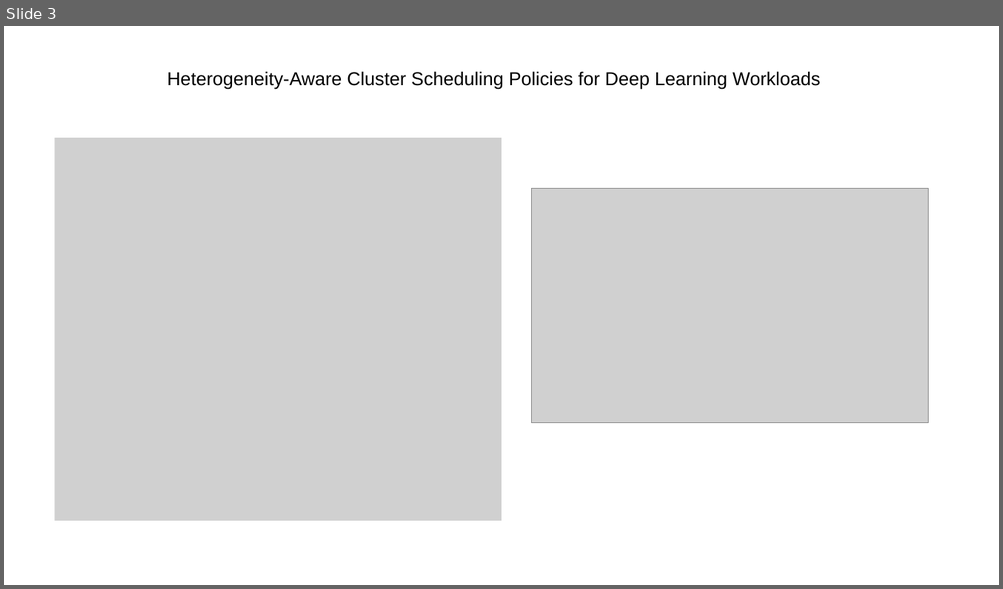
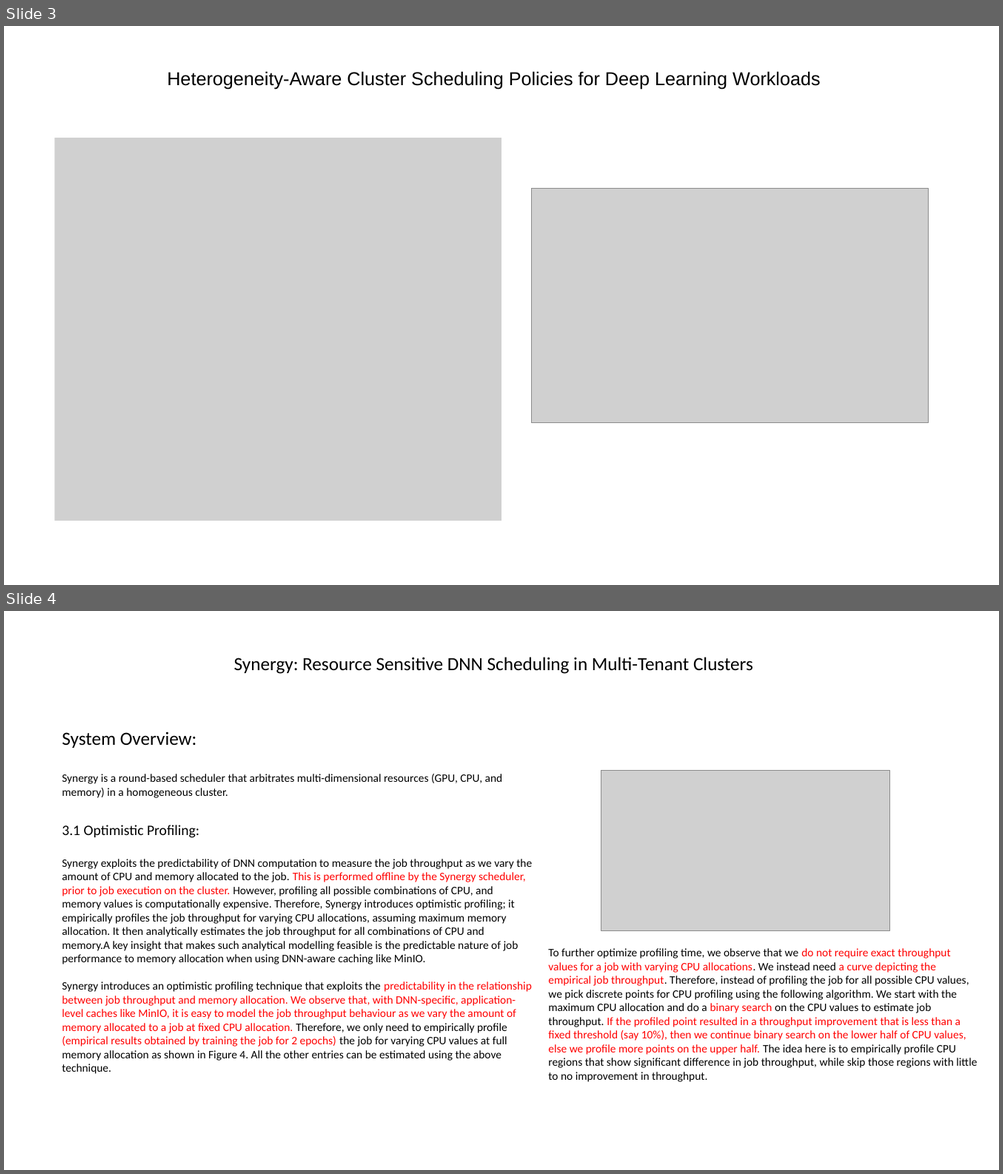
Before and after one commit to xuziyue/Google-Cluster-Workload-Traces-2019, a slide deck: three_papers.pptx. Shown one above the other, each under a label of ours: slide 3 before the commit, slides 3 and 4 after it. The pictures are 1003x589 and 1003x1174 pixels, drawn with LibreOffice and Linux fonts; fonts in the diff are those of the drawing; grey boxes stand for pictures. Boxes give left, top, right and bottom in pixels: in the first picture for what was removed or moved away, otherwise in the second. Text is boxed around its words. In the diff, an @@ line names an element or a change of style, - is before the commit and + after.

```diff
--- a/three_papers.pptx
+++ b/three_papers.pptx
@@ slide 4 added at [4, 611, 999, 1170], background #FFFFFF @@
@@ text added at [234, 657, 753, 674], 18 pt, text #000000 @@
+Synergy: Resource Sensitive DNN Scheduling in Multi-Tenant Clusters
@@ text added at [62, 732, 532, 1074], 11 pt, text #000000 @@
+System Overview:
+Synergy is a round-based scheduler that arbitrates multi-dimensional resources (GPU, CPU, and memory) in a homogeneous cluster.
+3.1 Optimistic Profiling:
+Synergy exploits the predictability of DNN computation to measure the job throughput as we vary the amount of CPU and memory allocated to the job. This is performed offline by the Synergy scheduler, prior to job execution on the cluster. However, profiling all possible combinations of CPU, and memory values is computationally expensive. Therefore, Synergy introduces optimistic profiling; it empirically profiles the job throughput for varying CPU allocations, assuming maximum memory allocation. It then analytically estimates the job throughput for all combinations of CPU and memory.A key insight that makes such analytical modelling feasible is the predictable nature of job performance to memory allocation when using DNN-aware caching like MinIO.
+Synergy introduces an optimistic profiling technique that exploits the predictability in the relationship between job throughput and memory allocation. We observe that, with DNN-specific, application-level caches like MinIO, it is easy to model the job throughput behaviour as we vary the amount of memory allocated to a job at fixed CPU allocation. Therefore, we only need to empirically profile (empirical results obtained by training the job for 2 epochs) the job for varying CPU values at full memory allocation as shown in Figure 4. All the other entries can be estimated using the above technique.
@@ picture added at [601, 771, 891, 931] @@
@@ text added at [548, 948, 976, 1082], 11 pt, text #000000 @@
+To further optimize profiling time, we observe that we do not require exact throughput values for a job with varying CPU allocations. We instead need a curve depicting the empirical job throughput. Therefore, instead of profiling the job for all possible CPU values, we pick discrete points for CPU profiling using the following algorithm. We start with the maximum CPU allocation and do a binary search on the CPU values to estimate job throughput. If the profiled point resulted in a throughput improvement that is less than a fixed threshold (say 10%), then we continue binary search on the lower half of CPU values, else we profile more points on the upper half. The idea here is to empirically profile CPU regions that show significant difference in job throughput, while skip those regions with little to no improvement in throughput.
```
Also in this commit, not shown: 3 slides changed.
